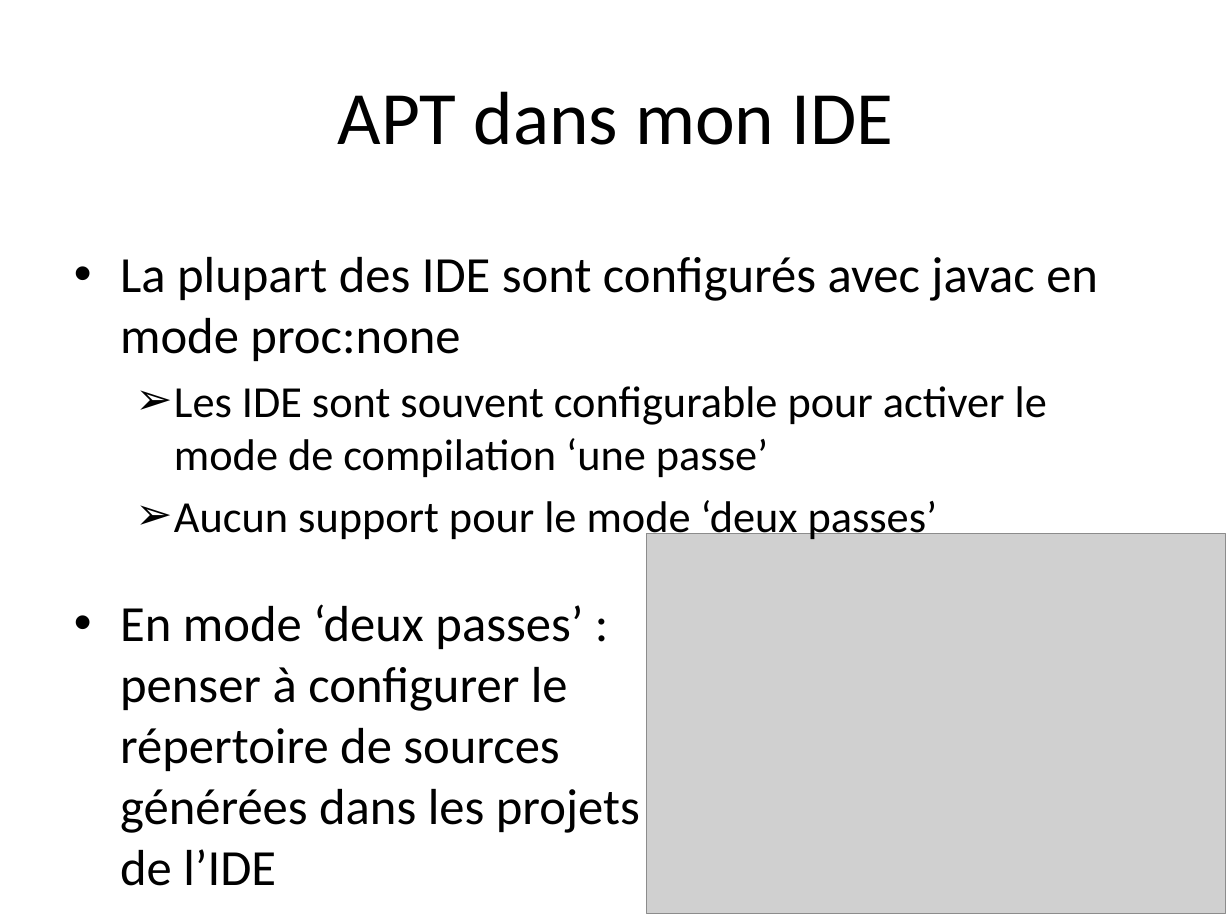
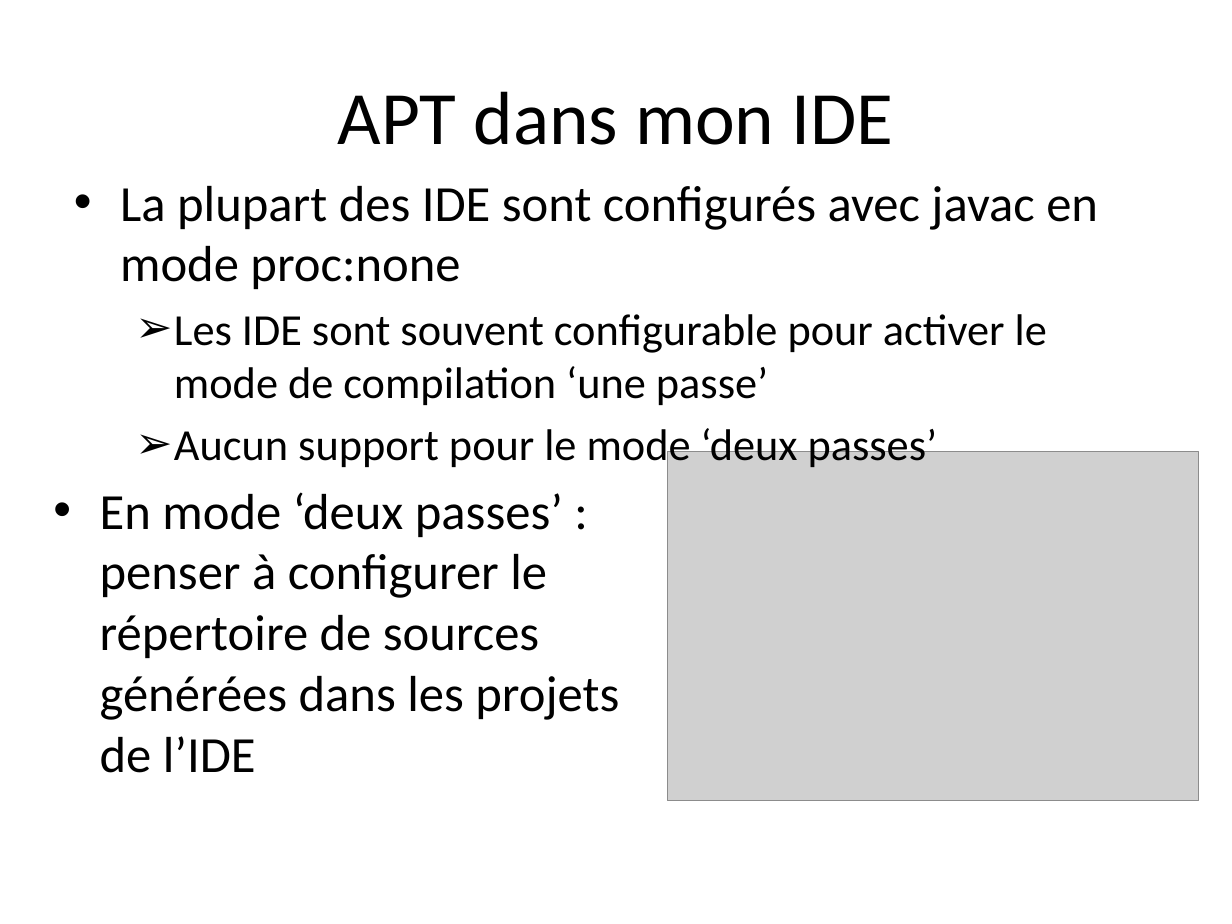
Before and after one commit to dbaeli/ez18n, a slide deck: slide 17 of ez18n-slides/apt_in_nutshell.pptx. Drawn at 1232x924 pixels with LibreOffice and Linux fonts; fonts in the diff are those of the drawing; grey boxes stand for pictures; background and template pictures are left out. Boxes give left, top, right and bottom in pixels: in the first picture for what was removed or moved away, otherwise in the second. Text is boxed around its words. In the diff, an @@ line names an element or a change of style, - is before the commit and + after.

```diff
--- a/ez18n-slides/apt_in_nutshell.pptx
+++ b/ez18n-slides/apt_in_nutshell.pptx
@@ text "La plupart des IDE sont ...": place and size @@
-text "La plupart des IDE sont ..." at [120,257,1098,543]
+text "La plupart des IDE sont ..." at [120,186,1098,471]
@@ text "En mode ‘deux passes’ : ...": place and size @@
-text "En mode ‘deux passes’ : ..." at [120,604,640,886]
+text "En mode ‘deux passes’ : ..." at [100,492,619,773]
@@ picture: place and size @@
-picture at [647,533,1225,913]
+picture at [668,452,1199,801]
```
Also in this commit, not shown: 5 other slides changed.
